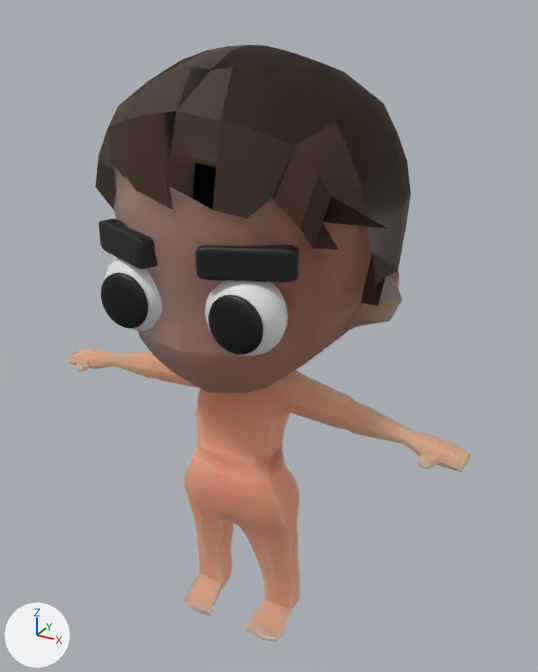
A saved change to the Blender file char.blend.
The view is the same before and after, from a 50 mm lens placed at (2.48, -4.26, 4.53), pointed at (0.05, 0.16, 2.32). The lights are fixed; the arrows at lower left show +X, +Y and +Z.

In view in the first picture: 'Cylinder', 'EyebrowL', 'EyebrowR', 'Hair', 'eyeR', 'eyeR.002', 'pupilR', 'pupilR.001'.
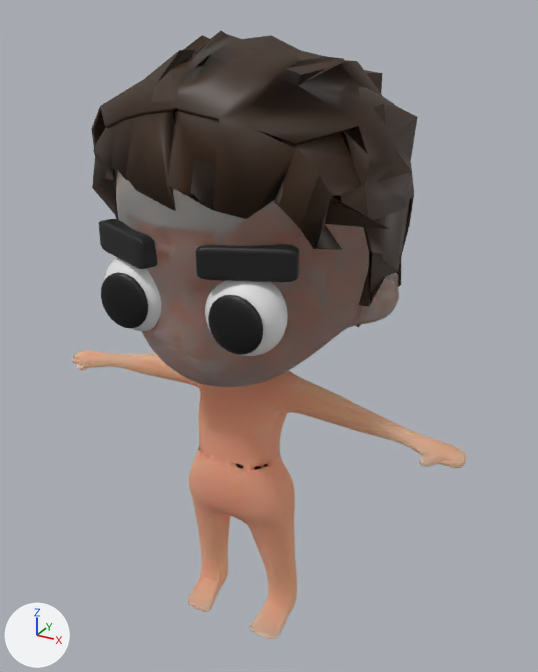
What differs and where, as boxes (x1, y1, x2, y2) in the pictures (538 x 672 px; the box of a moved part takes in the faces that stretch with it):
'Cylinder', modifiers changed
    before: (67, 165, 471, 642)
    after: (72, 170, 467, 639)
'Hair', reshaped, modifiers changed (13% taller)
    before: (95, 45, 411, 306)
    after: (92, 31, 418, 327)
part 1 of me_cylinder_001, moved or reshaped
    before: (98, 45, 411, 220)
    after: (92, 31, 418, 220)
part 2 of me_cylinder_001, moved or reshaped
    before: (360, 253, 385, 306)
    after: (359, 251, 385, 307)

Edits to the bpy script that builds the scene:
```text
Change me_cylinder_001:
    used by ob_hair; location = (0.0, 0.0, -0.268); scale = (1.09, 1.09, 1.09)
    verts and faces of me_cylinder_001; kept vertices keep their numbers, new ones are numbered from 360
    before: 191 (0.89, -0.09, 2.82) at pixel (377, 306), 355 (0.89, -0.09, 2.82) at pixel (377, 306)
    remove me_cylinder_001.from_pydata(...)  # 360 vertices, 303 faces; spans x -0.96..1.02, y -0.86..0.99, z 2.39..4.2
    add me_cylinder_001.from_pydata(...)  # 356 vertices, 299 faces, 1 loose edge; spans x -1.0..1.02, y -0.86..0.99, z 2.39..4.25
    me_cylinder_001 part 1
    25 vertices are removed from x -0.69..0.93, y -0.38..0.72, z 3.58..4.19
    110 faces are deleted
    3 vertices in x -0.57..0.0, y -0.2..0.62, z 3.79..4.17 move by (0.0, 0.0, 0.04)
    28 vertices move from x -0.93..0.77, y -0.53..0.89, z 3.54..4.16 to x -1.0..0.87, y -0.53..0.94, z 3.56..4.16
    21 vertices are added at x -0.81..1.0, y -0.37..0.72, z 3.58..4.25
    1 loose edge is added
    106 new faces join them
    me_cylinder_001 part 2
    add verts[191] = (0.84, -0.09, 2.82)  # moved
    add verts[355] = (0.84, -0.09, 2.82)  # moved
Change ob_hair:
    add _m = ob_hair.modifiers.new('Solidify', 'SOLIDIFY')
    add _m.thickness = 0.02
Change ob_cylinder:
    add _m = ob_cylinder.modifiers.new('Subdivision', 'SUBSURF')
    add _m.levels = 2
```
